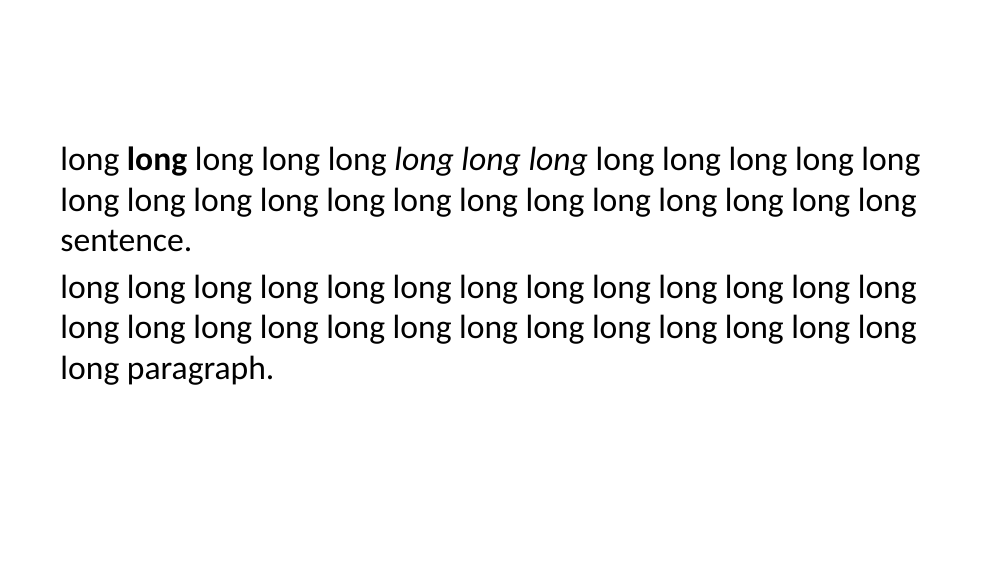
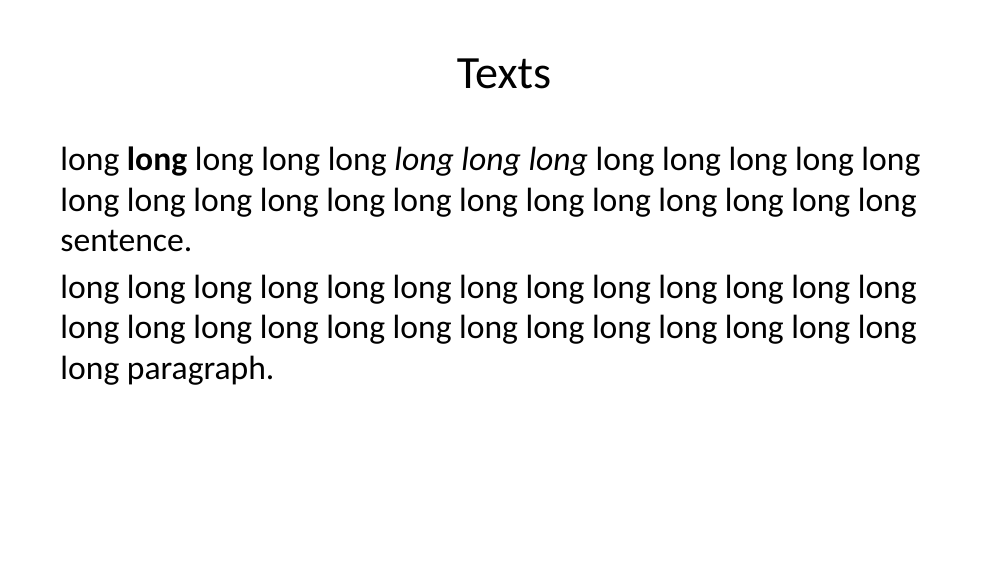
Before and after one commit to sun123zxy/sunquartex, a slide deck: slide 3 of examples/enpre.pptx (slide 4 before the commit). Drawn at 1008x567 pixels with LibreOffice and Linux fonts; fonts in the diff are those of the drawing. Boxes give left, top, right and bottom in pixels: in the first picture for what was removed or moved away, otherwise in the second. Text is boxed around its words. In the diff, an @@ line names an element or a change of style, - is before the commit and + after.

```diff
--- a/examples/enpre.pptx
+++ b/examples/enpre.pptx
@@ title added at <box>457,58,551,89</box>, 33 pt, text #000000 @@
+Texts
```
Also in this commit, not shown: 7 other slides changed, 8 slides removed, 27 other files.
